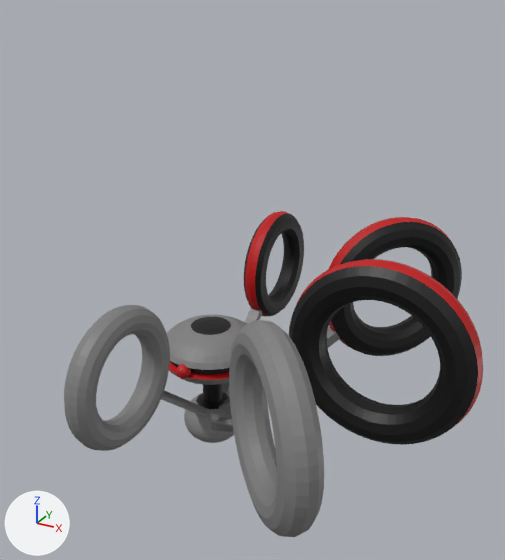
Renders of the FBX model gameoff2019/Assets/Models/Minions FBX/Minion H.fbx from each side of a commit.
Rendered twice from a 50 mm camera at (4.79, -7.49, 4.37) aimed at (0.6, 0.14, 0.56). The lights are fixed; the arrows at lower left show +X, +Y and +Z. Vertices at the same position are counted once.

The older version as bpy lines, for what is in view:
```python
me_torus = bpy.data.meshes.new('Torus')
me_torus.from_pydata(...)  # 4906 vertices, 5026 faces; spans x -2.5..3.75, y -2.88..3.24, z -2.12..1.25
# faces by material slot: [1854, 1792, 1380]
me_torus.materials.append(mat_lataria)  # grey #7f7f7f
me_torus.materials.append(mat_topo)  # black #000000
me_torus.materials.append(mat_bordas)  # red #bc0000
ob_torus = bpy.data.objects.new('Torus', me_torus)
ob_torus.location = (0.0, 0.0, 0.0)
```
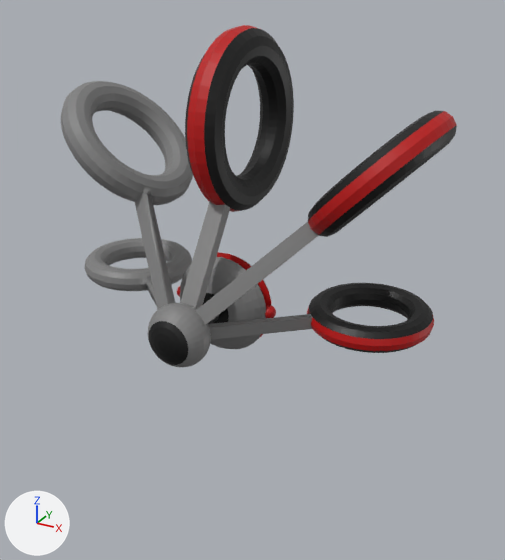
The change, as a diff of the scene's bpy script:
```diff
--- a/gameoff2019/Assets/Models/Minions FBX/Minion H.fbx.py
+++ b/gameoff2019/Assets/Models/Minions FBX/Minion H.fbx.py
@@ me_torus @@
 me_torus.from_pydata(...)  # 4906 vertices, 5026 faces; spans x -2.5..3.75, y -2.88..3.24, z -2.12..1.25
 # used by ob_torus; location = (0.0, 0.0, 0.0)
+# me_torus part 1: the loose piece of 582 vertices spanning x -0.23..2.85, y -0.23..2.85, z -2.08..1.13 is multiplied about its middle by the matrix ((0.0, 1.0, 0.0), (0.0, 0.0, 1.0), (1.0, 0.0, 0.0)), then moved by (0.0, -0.81, 1.79)
+# me_torus part 2: the loose piece of 582 vertices spanning x -0.15..2.85, y -2.85..0.15, z -2.01..1.12 is multiplied about its middle by the matrix ((0.0, 1.0, 0.0), (0.0, 0.0, 1.0), (1.0, 0.0, 0.0)), then moved by (-2.7, 1.89, 1.79)
+# me_torus part 3: the loose piece of 546 vertices spanning x -0.73..0.73, y -0.73..0.73, z -1.59..-0.19 is multiplied about its middle by the matrix ((0.0, 1.0, 0.0), (0.0, 0.0, 1.0), (1.0, 0.0, 0.0)), then moved by (0.0, 0.09, 0.88)
+# me_torus part 4: the loose piece of 582 vertices spanning x -0.33..3.75, y -0.25..0.25, z -1.93..1.25 is multiplied about its middle by the matrix ((0.0, 1.0, 0.0), (0.0, 0.0, 1.0), (1.0, 0.0, 0.0)), then moved by (-1.71, 0.64, 2.04)
+# me_torus part 5: the loose piece of 582 vertices spanning x -0.18..0.17, y -0.12..2.87, z -1.87..0.88 is multiplied about its middle by the matrix ((0.0, 1.0, 0.0), (0.0, 0.0, 1.0), (1.0, 0.0, 0.0)), then moved by (1.38, -0.9, 0.49)
+# me_torus part 6: the loose piece of 582 vertices spanning x -0.18..0.17, y -2.88..0.18, z -1.93..0.87 is multiplied about its middle by the matrix ((0.0, 1.0, 0.0), (0.0, 0.0, 1.0), (1.0, 0.0, 0.0)), then moved by (-1.34, 1.8, 0.52)
+# me_torus part 7: the loose piece of 482 vertices spanning x -0.1..0.1, y -0.82..-0.62, z -0.69..-0.49 is multiplied about its middle by the matrix ((0.0, 1.0, 0.0), (0.0, 0.0, 1.0), (1.0, 0.0, 0.0)), then moved by (-0.72, 1.11, 0.58)
+# me_torus part 8: the loose piece of 482 vertices spanning x -0.1..0.1, y 0.62..0.82, z -0.69..-0.49 is multiplied about its middle by the matrix ((0.0, 1.0, 0.0), (0.0, 0.0, 1.0), (1.0, 0.0, 0.0)), then moved by (0.72, -0.33, 0.58)
+# me_torus part 9: the loose piece of 482 vertices spanning x -0.44..0.44, y -0.44..0.44, z -2.12..-1.41 is multiplied about its middle by the matrix ((0.0, 1.0, 0.0), (0.0, 0.0, 1.0), (1.0, 0.0, 0.0)), then moved by (0.0, -0.78, 1.76)
 me_torus.materials.append(mat_lataria)
```

Changed parts and their boxes [x1, y1, x2, y2] in the pictures (505 x 560 px; the box of a moved part takes in the faces that stretch with it):
'Torus', reshaped
    before: [64, 211, 483, 537]
    after: [61, 25, 457, 367]
part 1 of me_torus, moved or reshaped
    before: [327, 217, 462, 356]
    after: [195, 110, 457, 325]
part 2 of me_torus, moved or reshaped
    before: [211, 320, 324, 537]
    after: [61, 81, 193, 310]
part 3 of me_torus, moved or reshaped
    before: [166, 315, 247, 403]
    after: [180, 252, 271, 349]
part 4 of me_torus, moved or reshaped
    before: [219, 259, 483, 445]
    after: [180, 25, 294, 309]
part 5 of me_torus, moved or reshaped
    before: [222, 211, 304, 395]
    after: [208, 283, 434, 353]
part 6 of me_torus, moved or reshaped
    before: [64, 305, 209, 451]
    after: [85, 238, 192, 306]
part 7 of me_torus, moved or reshaped
    before: [176, 364, 191, 379]
    after: [177, 286, 180, 297]
part 8 of me_torus, moved or reshaped (not visible before)
    after: [265, 305, 276, 318]
part 9 of me_torus, moved or reshaped
    before: [184, 393, 234, 443]
    after: [148, 303, 211, 367]
